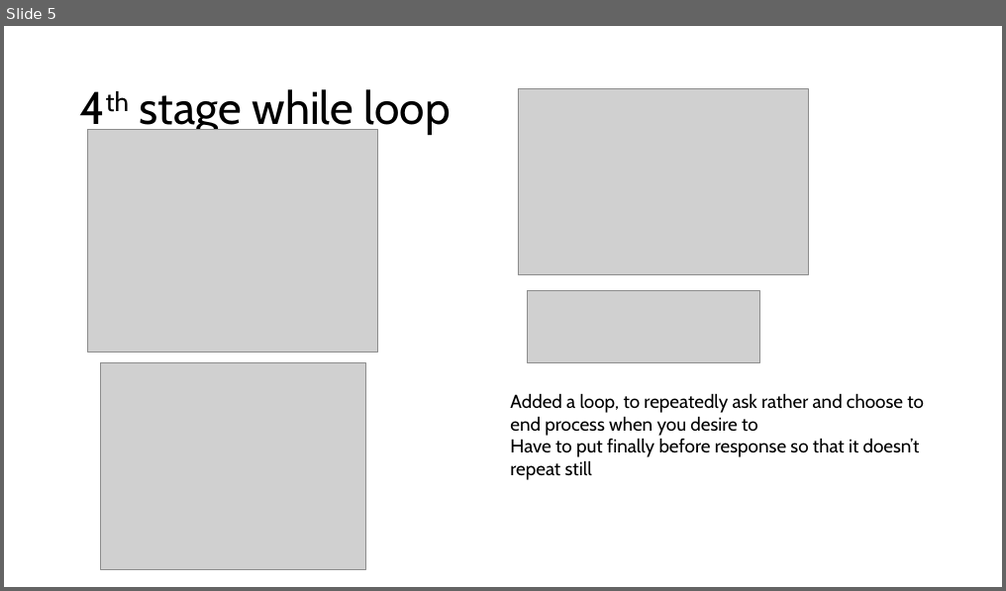
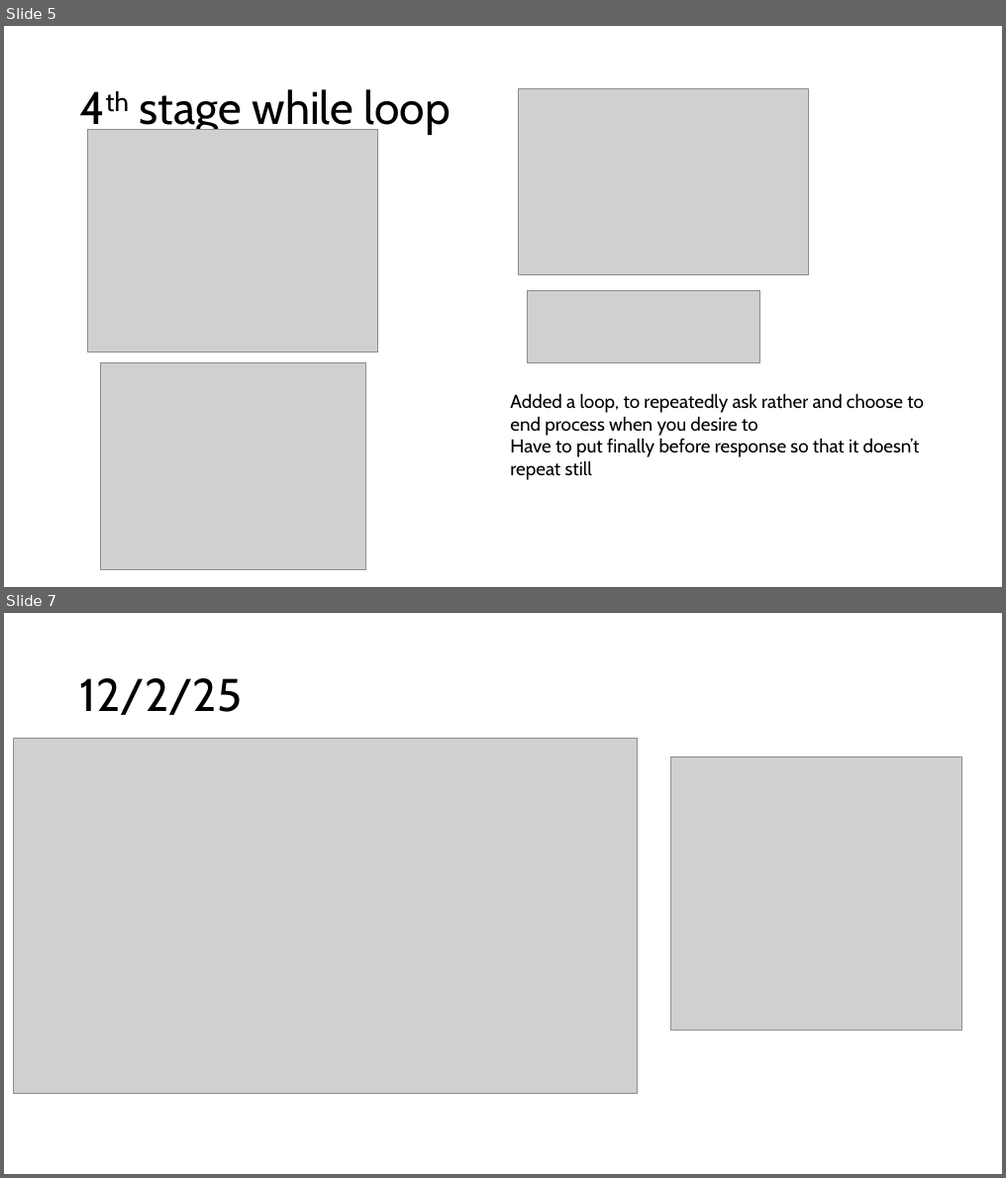
Before and after one commit to PengoPango/403IT_Programming_repos, a slide deck: 403_Programming/assignments/palindromeprogress_screenshots.pptx. Shown one above the other, each under a label of ours: slide 5 before the commit, slides 5 and 7 after it; the slides between them are not shown. The pictures are 1006x591 and 1006x1178 pixels, drawn with LibreOffice and Linux fonts; fonts in the diff are those of the drawing; grey boxes stand for pictures. Boxes give left, top, right and bottom in pixels: in the first picture for what was removed or moved away, otherwise in the second. Text is boxed around its words. In the diff, an @@ line names an element or a change of style, - is before the commit and + after.

```diff
--- a/403_Programming/assignments/palindromeprogress_screenshots.pptx
+++ b/403_Programming/assignments/palindromeprogress_screenshots.pptx
@@ slide 7 added at [4,613,1002,1174], background #FFFFFF @@
@@ title added at [80,678,242,715], 44 pt, text #000000 @@
+12/2/25
@@ picture added at [14,738,638,1093] @@
@@ picture added at [670,758,962,1031] @@
```
Also in this commit, not shown: 1 other slide added, 5 other files.
